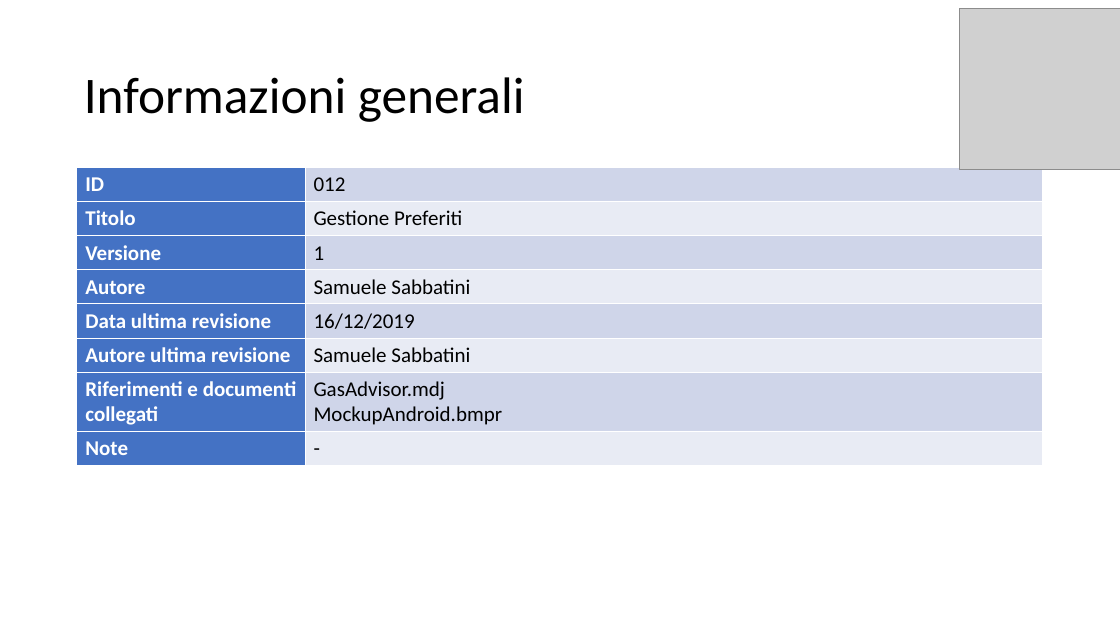
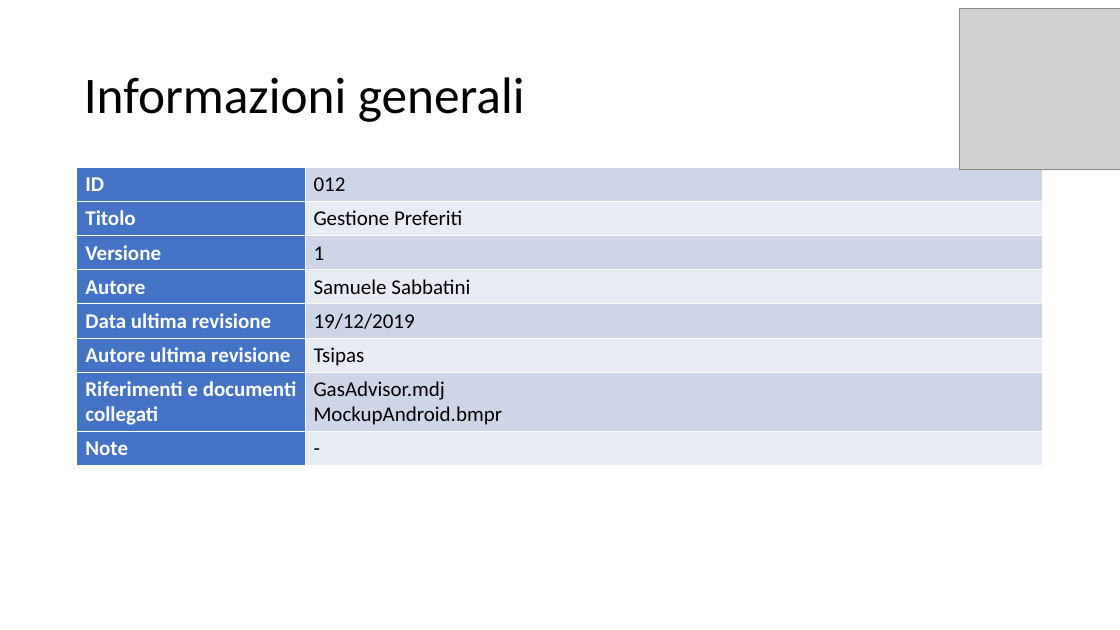
Before and after one commit to itsar19-20/gas, a slide deck: slide 2 of docs/analisi/Template use case/Template Use Case - Gestione Preferiti.pptx. Drawn at 1120x630 pixels with LibreOffice and Linux fonts; fonts in the diff are those of the drawing; grey boxes stand for pictures. Boxes give left, top, right and bottom in pixels: in the first picture for what was removed or moved away, otherwise in the second. Text is boxed around its words. In the diff, an @@ line names an element or a change of style, - is before the commit and + after.

```diff
--- a/docs/analisi/Template use case/Template Use Case - Gestione Preferiti.pptx
+++ b/docs/analisi/Template use case/Template Use Case - Gestione Preferiti.pptx
@@ table at <box>77,168,1044,465</box> @@
-row 5, column 2: 16/12/2019
+row 5, column 2: 19/12/2019
-row 6, column 2: Samuele Sabbatini
+row 6, column 2: Tsipas
```
Also in this commit, not shown: 1 other slide changed, 8 other files.
